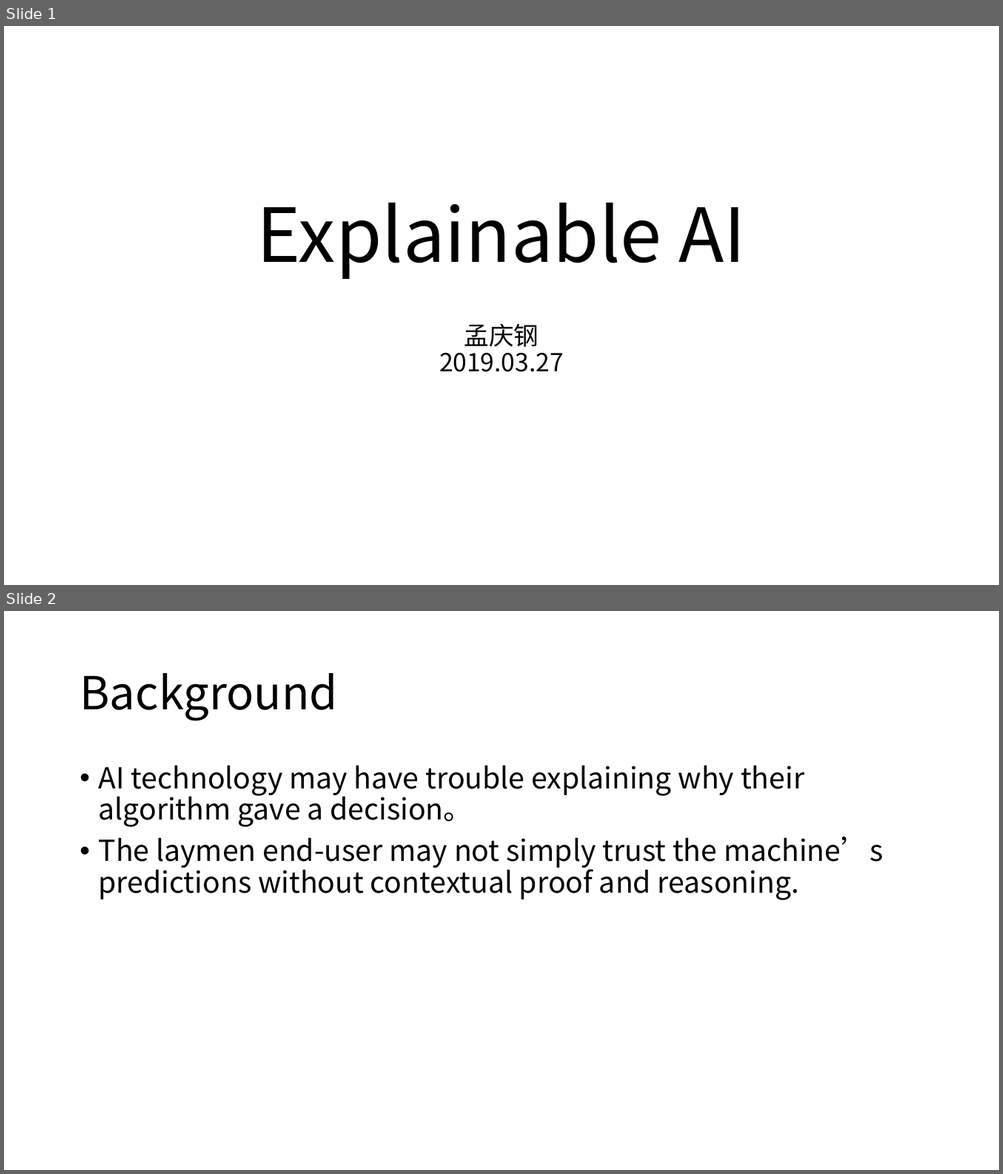
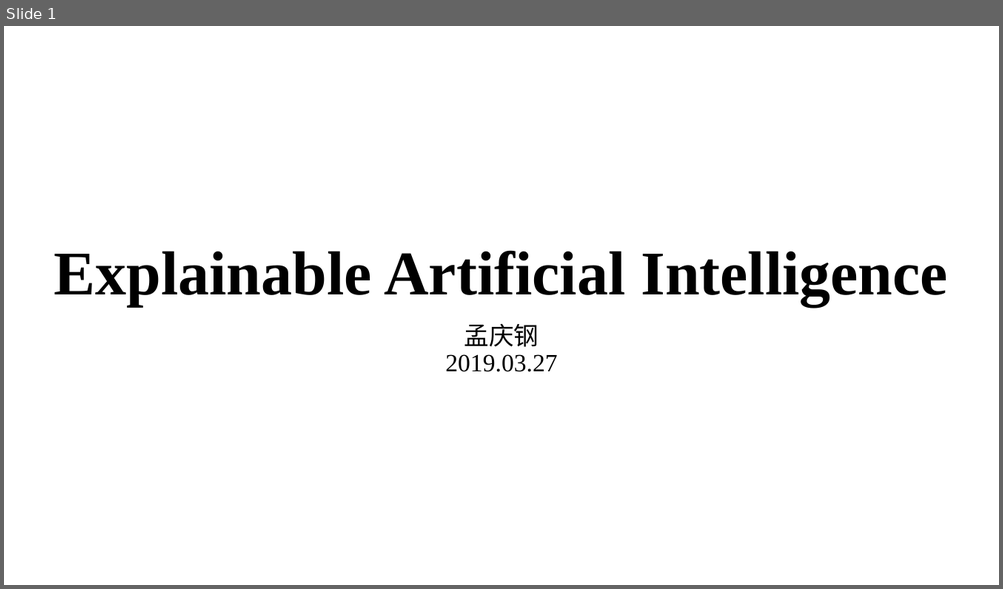
Before and after one commit to cloudspurs/klz, a slide deck: computer_science/ai/xai/xai.pptx. Shown one above the other, each under a label of ours: slides 1 and 2 before the commit, slide 1 after it. The pictures are 1003x1174 and 1003x589 pixels, drawn with LibreOffice and Linux fonts; fonts in the diff are those of the drawing. Boxes give left, top, right and bottom in pixels: in the first picture for what was removed or moved away, otherwise in the second. Text is boxed around its words. In the diff, an @@ line names an element or a change of style, - is before the commit and + after.

```diff
--- a/computer_science/ai/xai/xai.pptx
+++ b/computer_science/ai/xai/xai.pptx
@@ slide 2 removed at (4,611,999,1170), background #FFFFFF @@
@@ title removed at (79,673,337,721) @@
-Background
@@ text removed at (99,765,883,900) @@
-• AI technology may have trouble explaining why their algorithm gave a decision。
-• The laymen end-user may not simply trust the machine’s predictions without contextual proof and reasoning.
@@ slide 1 changed as well @@
@@ title at (54,251,948,306): text changed; size 72 to 60 pt; font Noto Sans CJK SC to Times New Roman; bold on @@
-Explainable AI
+Explainable Artificial Intelligence
@@ subtitle "孟庆钢 2019.03.27" at (445,324,557,372): font Noto Sans CJK SC to Times New Roman in "2019.03.27" @@
```
Also in this commit, not shown: 7 other slides changed, 4 slides added, 11 other files.
